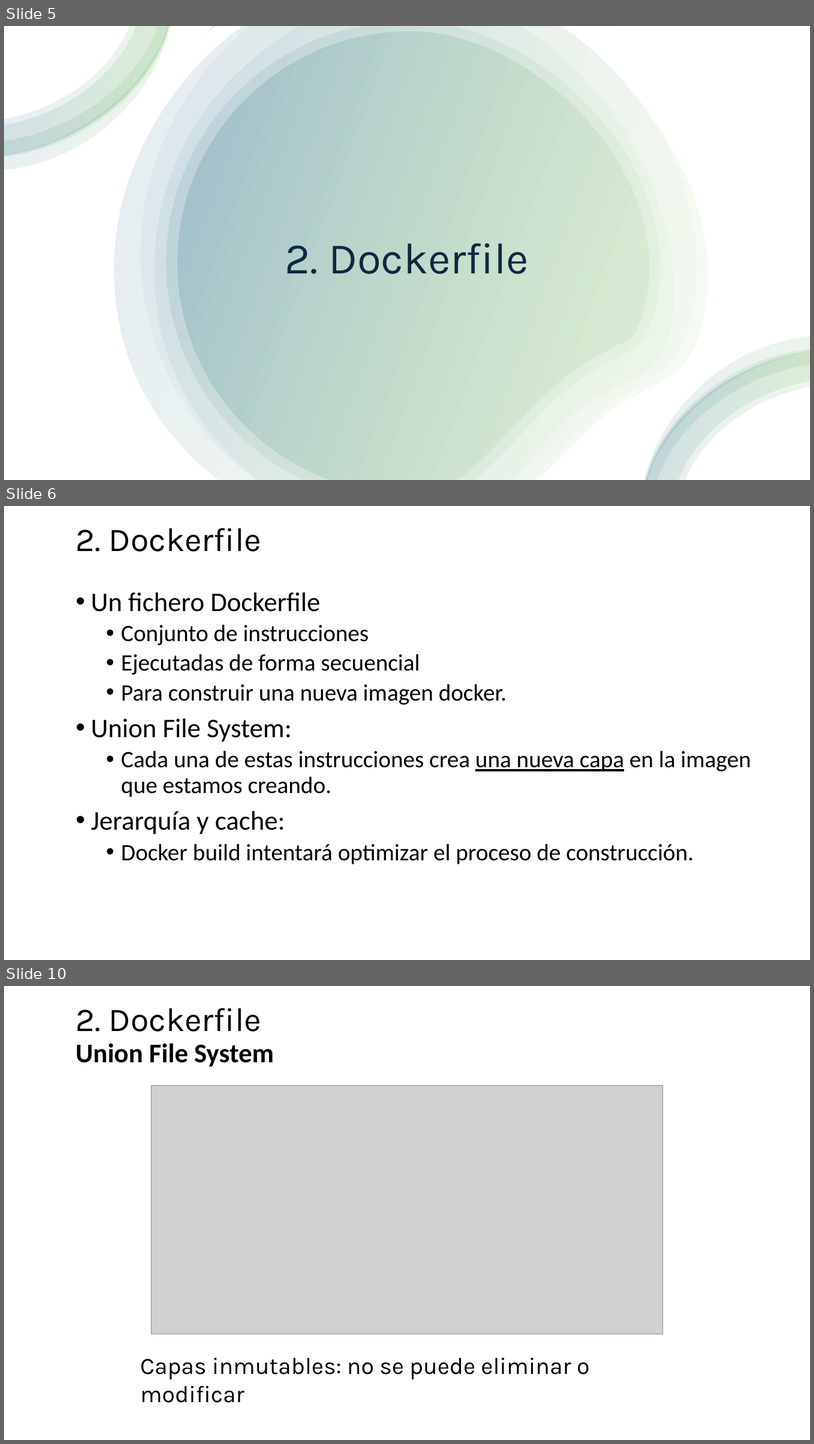
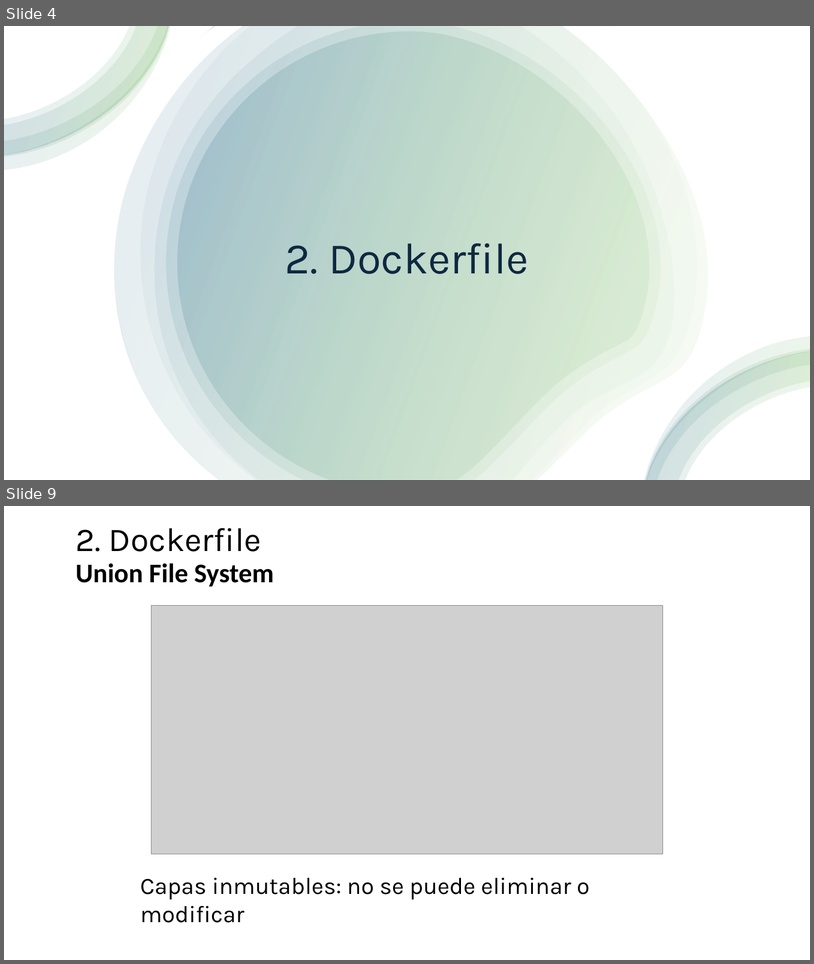
Before and after one commit to jpaniorte/docker25, a slide deck: ppt/3_Dockerfile.pptx. Shown one above the other, each under a label of ours: slides 5, 6 and 10 before the commit, slides 4 and 9 after it; the slides between them are not shown. The pictures are 814x1444 and 814x964 pixels, drawn with LibreOffice and Linux fonts; fonts in the diff are those of the drawing; grey boxes stand for pictures. Boxes give left, top, right and bottom in pixels: in the first picture for what was removed or moved away, otherwise in the second. Text is boxed around its words. In the diff, an @@ line names an element or a change of style, - is before the commit and + after.

```diff
--- a/ppt/3_Dockerfile.pptx
+++ b/ppt/3_Dockerfile.pptx
@@ slide 6 removed at (4,506,810,960), background #FFFFFF @@
@@ text removed at (76,528,262,552) @@
-2. Dockerfile
@@ text removed at (91,592,751,864) @@
-• Un fichero Dockerfile
-  • Conjunto de instrucciones
-  • Ejecutadas de forma secuencial
-  • Para construir una nueva imagen docker.
-• Union File System:
-  • Cada una de estas instrucciones crea una nueva capa en la imagen que estamos creando.
-• Jerarquía y cache:
-  • Docker build intentará optimizar el proceso de construcción.
@@ what was slide 5 is now slide 4 @@
@@ what was slide 10 is now slide 9 @@
```
Also in this commit, not shown: 6 slides changed, 13 slides added, 6 other slides removed, 3 other files.
